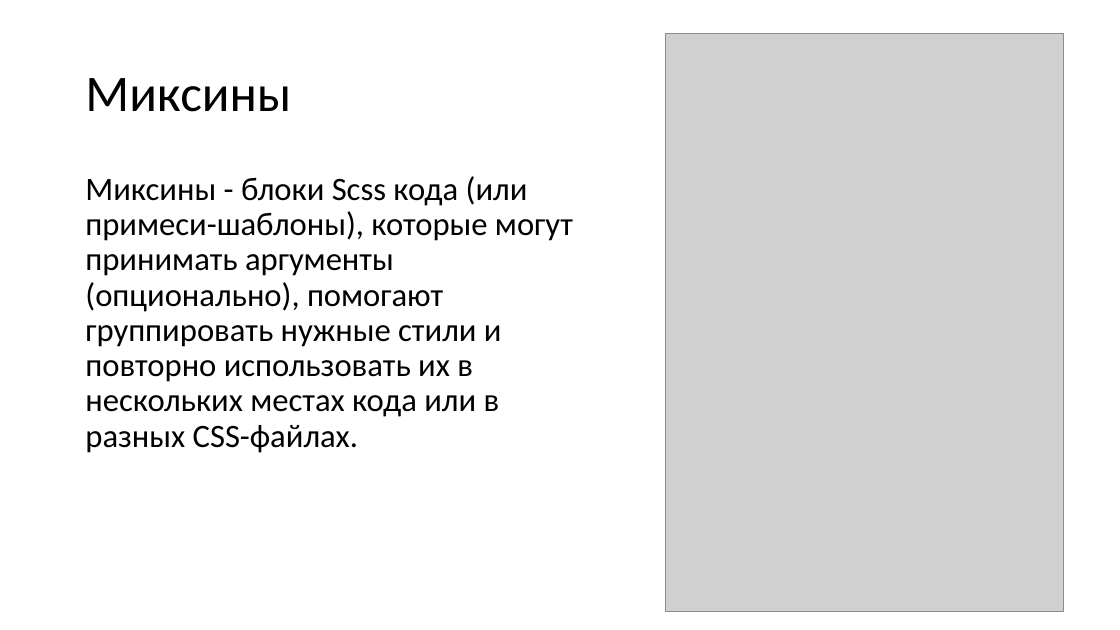
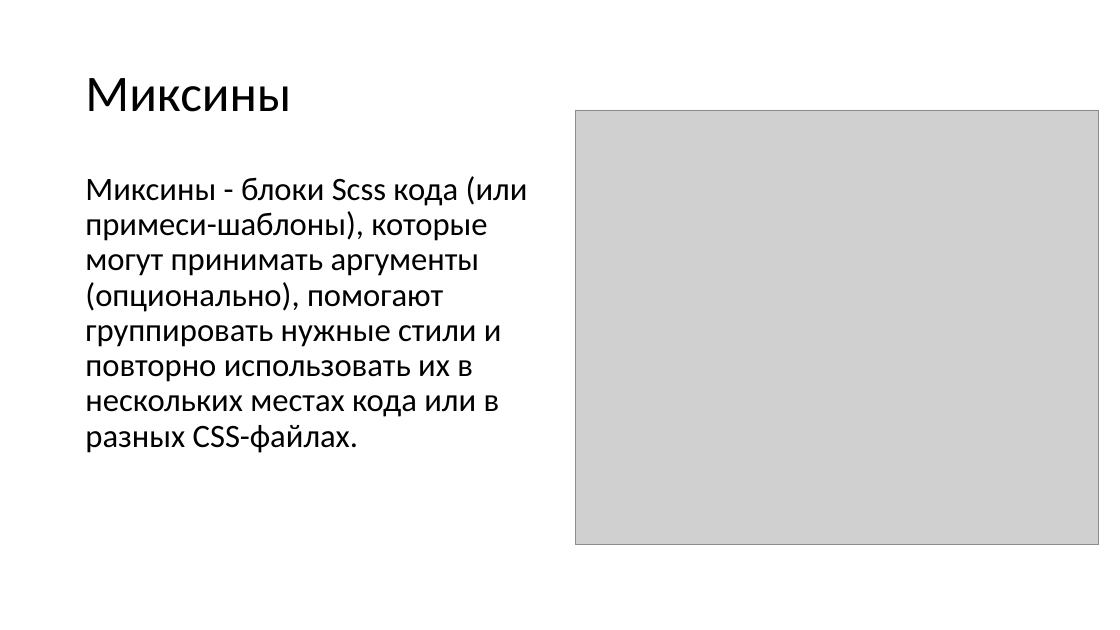
Before and after one commit to TalantRys/scss-study, a slide deck: slide 9 of sass.pptx. Drawn at 1120x630 pixels with LibreOffice and Linux fonts; fonts in the diff are those of the drawing; grey boxes stand for pictures. Boxes give left, top, right and bottom in pixels: in the first picture for what was removed or moved away, otherwise in the second. Text is boxed around its words. In the diff, an @@ line names an element or a change of style, - is before the commit and + after.

```diff
--- a/sass.pptx
+++ b/sass.pptx
@@ picture: place and size @@
-picture at (665,34,1064,612)
+picture at (576,110,1099,544)
@@ text "Миксины - блоки Scss кода ..." rewrapped from (85,176,573,453) to (85,176,528,453) @@
```
Also in this commit, not shown: 5 other slides changed, 7 slides added.
